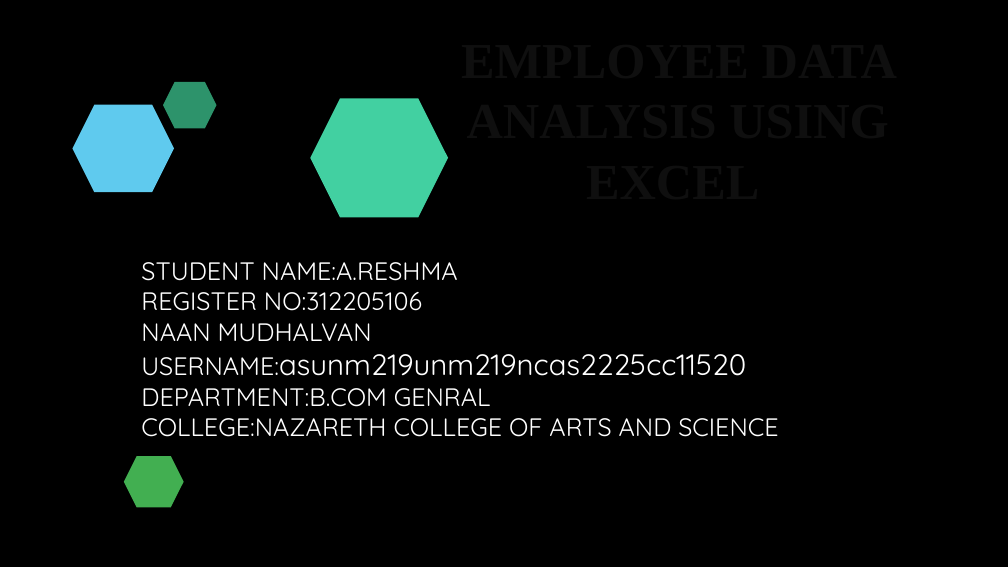
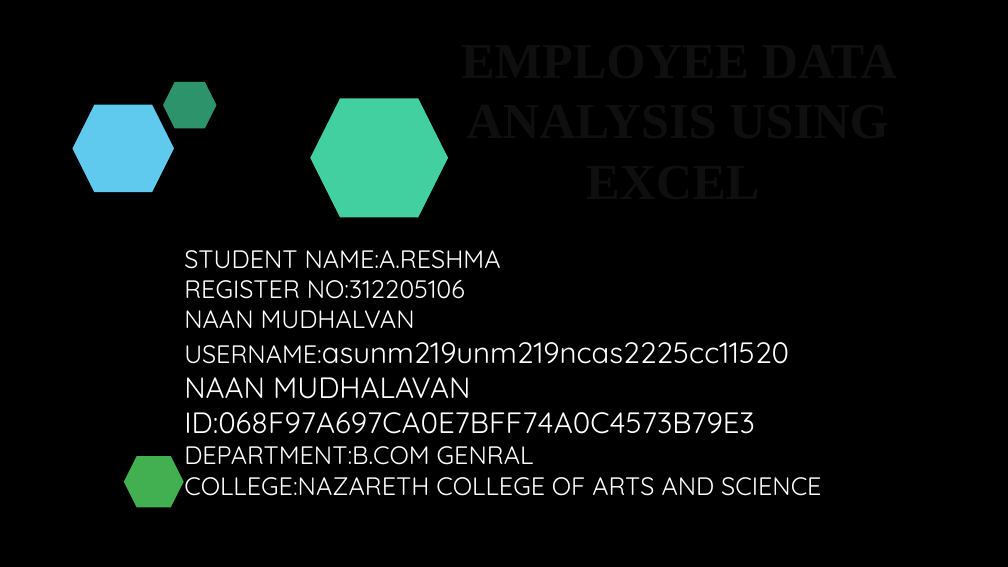
Before and after one commit to Reshmaqueen/TNSDC-DATA-ANALYTICS, a slide deck: slide 1 of Reshma naan mudhalvan project 2.pptx. Drawn at 1008x567 pixels with LibreOffice and Linux fonts; fonts in the diff are those of the drawing; background and template pictures are left out. Boxes give left, top, right and bottom in pixels: in the first picture for what was removed or moved away, otherwise in the second. Text is boxed around its words. In the diff, an @@ line names an element or a change of style, - is before the commit and + after.

```diff
--- a/Reshma naan mudhalvan project 2.pptx
+++ b/Reshma naan mudhalvan project 2.pptx
@@ text "STUDENT NAME:A.RESHMA" moved from (x1=141, y1=262, x2=778, y2=437) to (x1=184, y1=250, x2=821, y2=496) @@
@@ text at (x1=184, y1=377, x2=755, y2=434): paragraph added @@
+NAAN MUDHALAVAN ID:068F97A697CA0E7BFF74A0C4573B79E3
```
